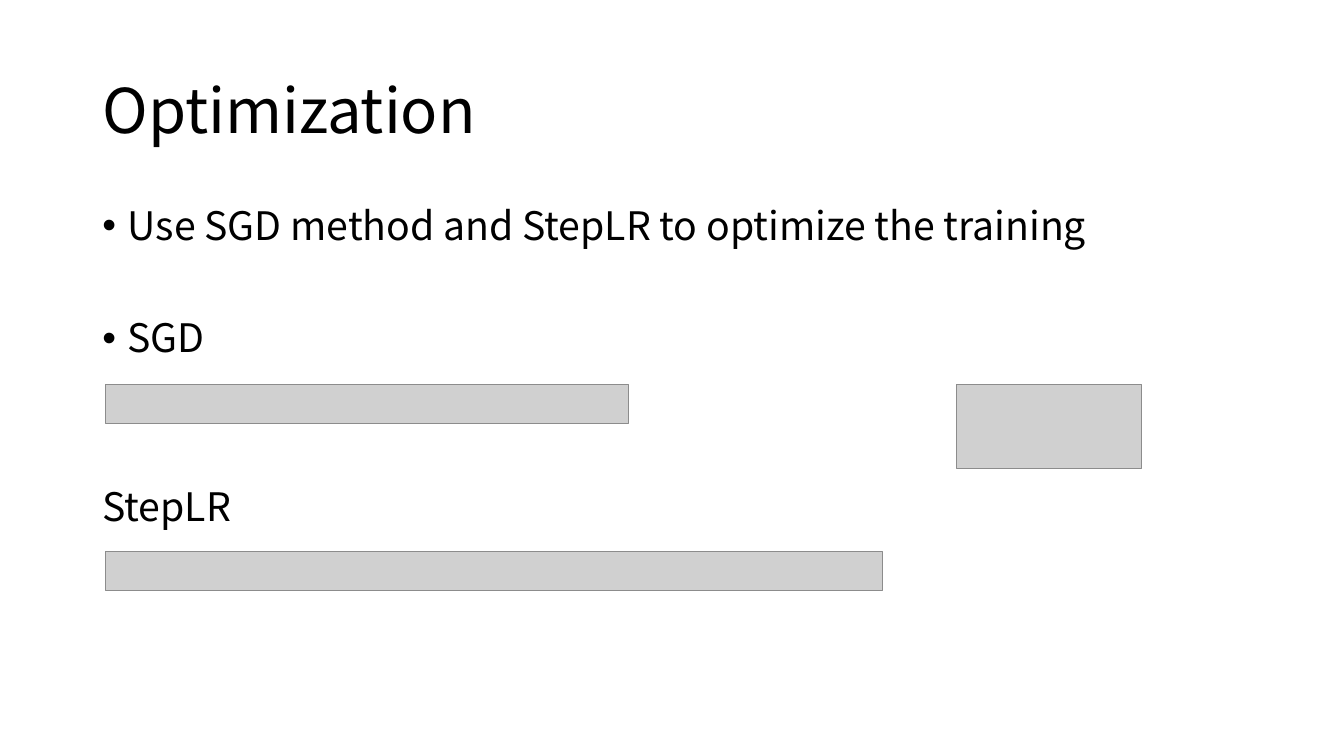
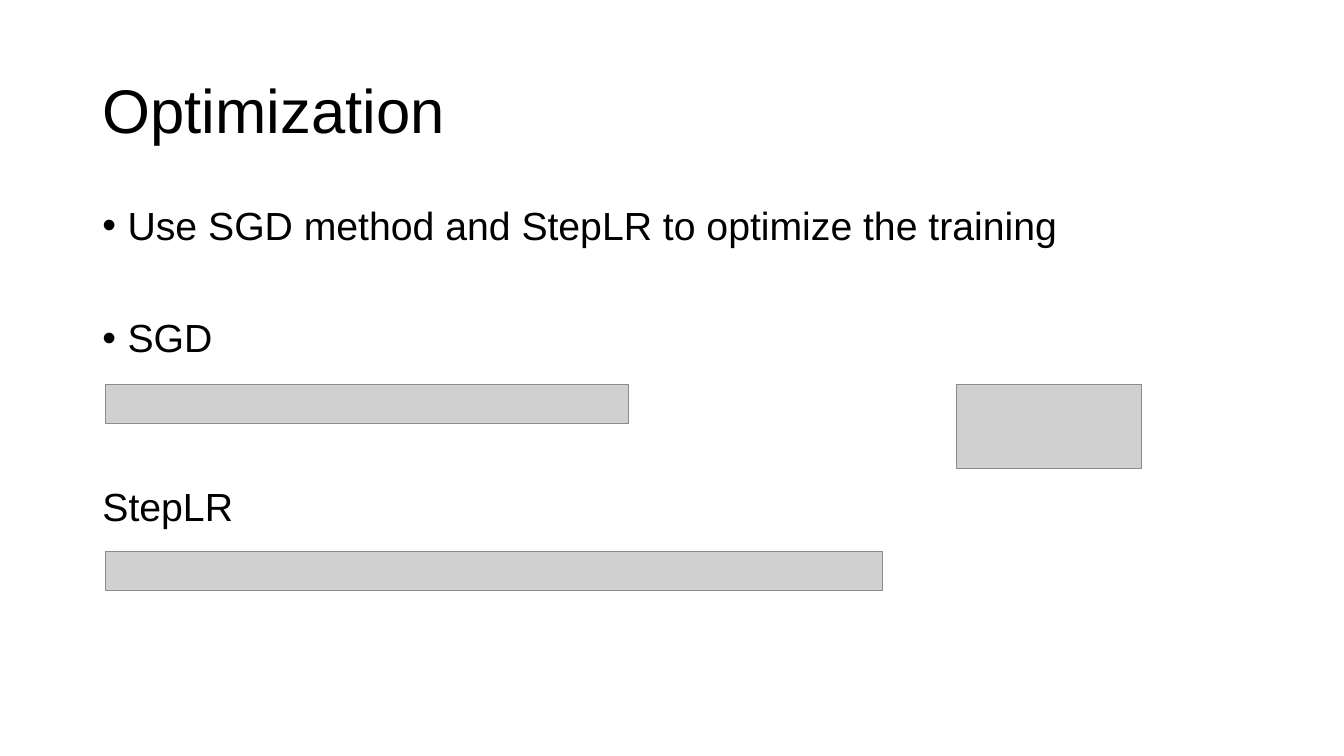
Before and after one commit to MuGeminorum/SVHN-Recognition, a slide deck: slide 6 of report.pptx. Drawn at 1344x756 pixels with LibreOffice and Linux fonts; fonts in the diff are those of the drawing; grey boxes stand for pictures. Boxes give left, top, right and bottom in pixels: in the first picture for what was removed or moved away, otherwise in the second. Text is boxed around its words. In the diff, an @@ line names an element or a change of style, - is before the commit and + after.

```diff
--- a/report.pptx
+++ b/report.pptx
@@ title "Optimization" at [102,88,444,145]: font Noto Sans CJK SC to Arial @@
@@ text "Use SGD method and StepLR ..." at [102,211,1056,529]: font Noto Sans CJK SC to Arial @@
```
Also in this commit, not shown: 8 other slides changed.
